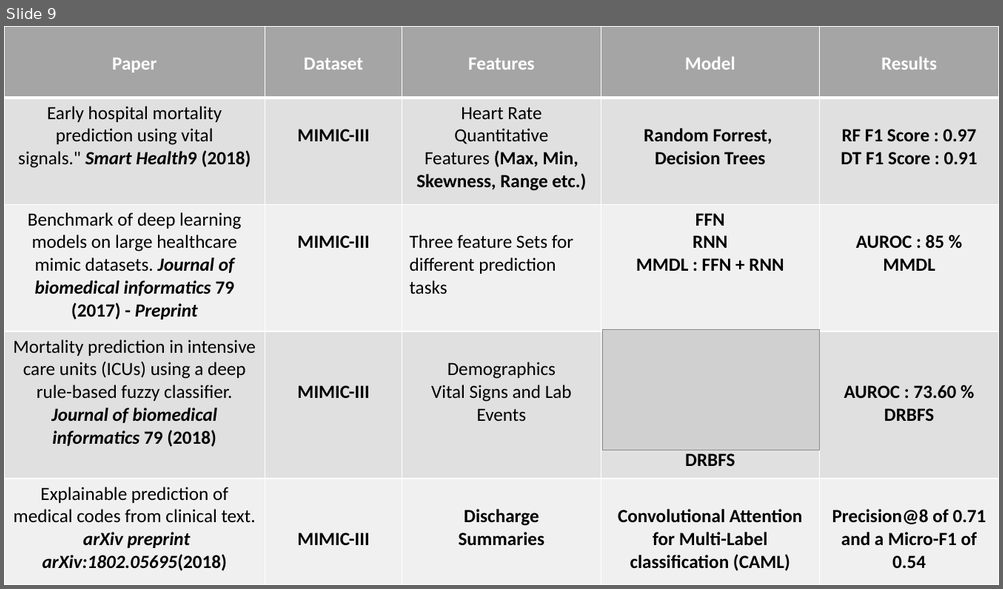
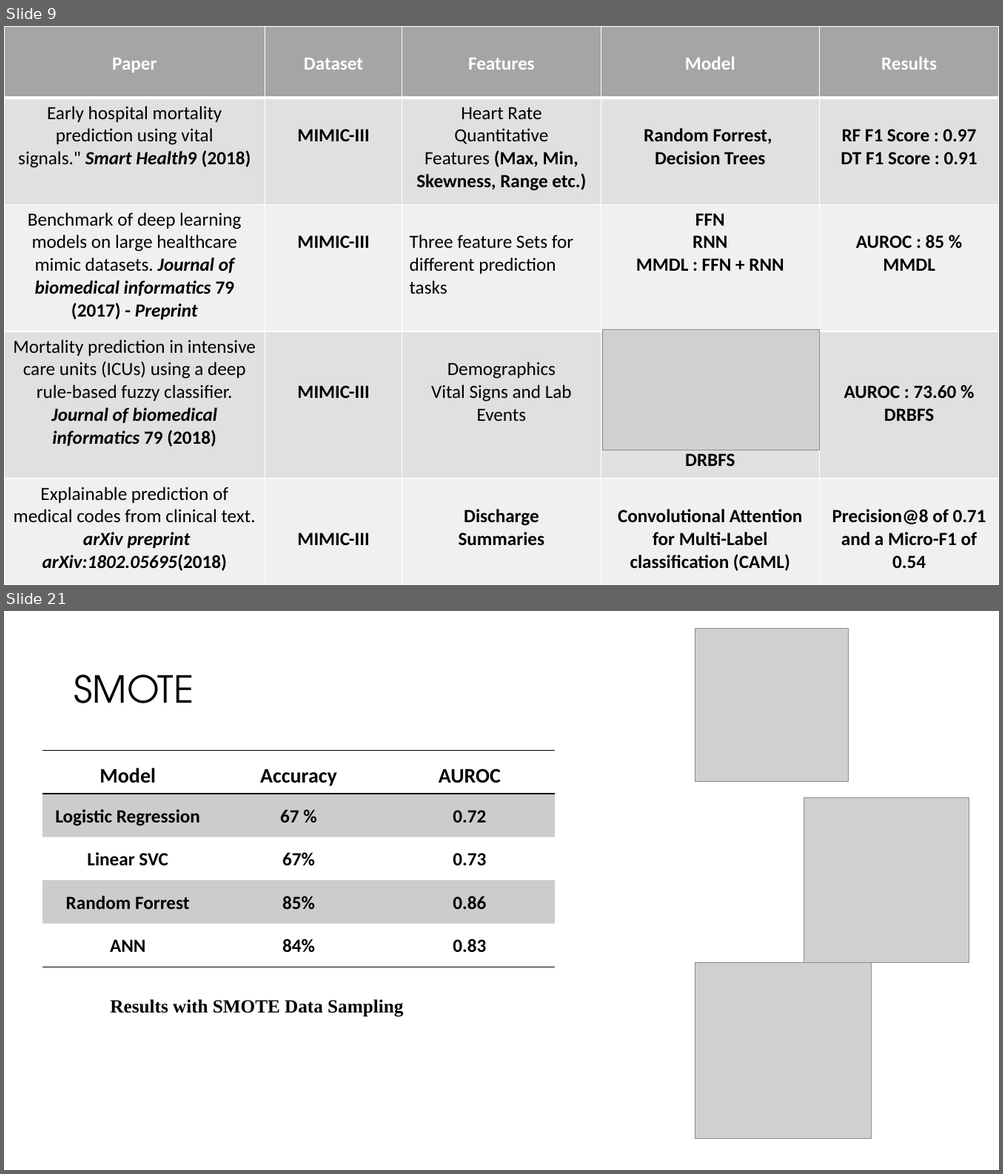
Before and after one commit to fmqbl/Predicting-Post-Procedural-Complications-Using-MIMICIII, a slide deck: ClinicalOutcomes.pptx. Shown one above the other, each under a label of ours: slide 9 before the commit, slides 9 and 21 after it; the slides between them are not shown. The pictures are 1003x589 and 1003x1174 pixels, drawn with LibreOffice and Linux fonts; fonts in the diff are those of the drawing; grey boxes stand for pictures. Boxes give left, top, right and bottom in pixels: in the first picture for what was removed or moved away, otherwise in the second. Text is boxed around its words. In the diff, an @@ line names an element or a change of style, - is before the commit and + after.

```diff
--- a/ClinicalOutcomes.pptx
+++ b/ClinicalOutcomes.pptx
@@ slide 21 added at (x1=4, y1=611, x2=999, y2=1170), background #FFFFFF @@
@@ picture added at (x1=695, y1=628, x2=848, y2=781) @@
@@ text added at (x1=74, y1=675, x2=194, y2=703), 36 pt, text #000000 @@
+SMOTE
@@ table added at (x1=42, y1=751, x2=555, y2=968), 5 rows, 3 columns @@
+Model | Accuracy | AUROC
+Logistic Regression | 67 % | 0.72
+Linear SVC | 67% | 0.73
+Random Forrest | 85% | 0.86
+ANN | 84% | 0.83
@@ picture added at (x1=804, y1=798, x2=969, y2=963) @@
@@ picture added at (x1=695, y1=963, x2=871, y2=1139) @@
@@ text added at (x1=110, y1=999, x2=403, y2=1017), 18 pt, text #000000, bold @@
+Results with SMOTE Data Sampling
```
Also in this commit, not shown: 6 slides changed, 18 other slides added, 14 slides removed, 1 other file.
